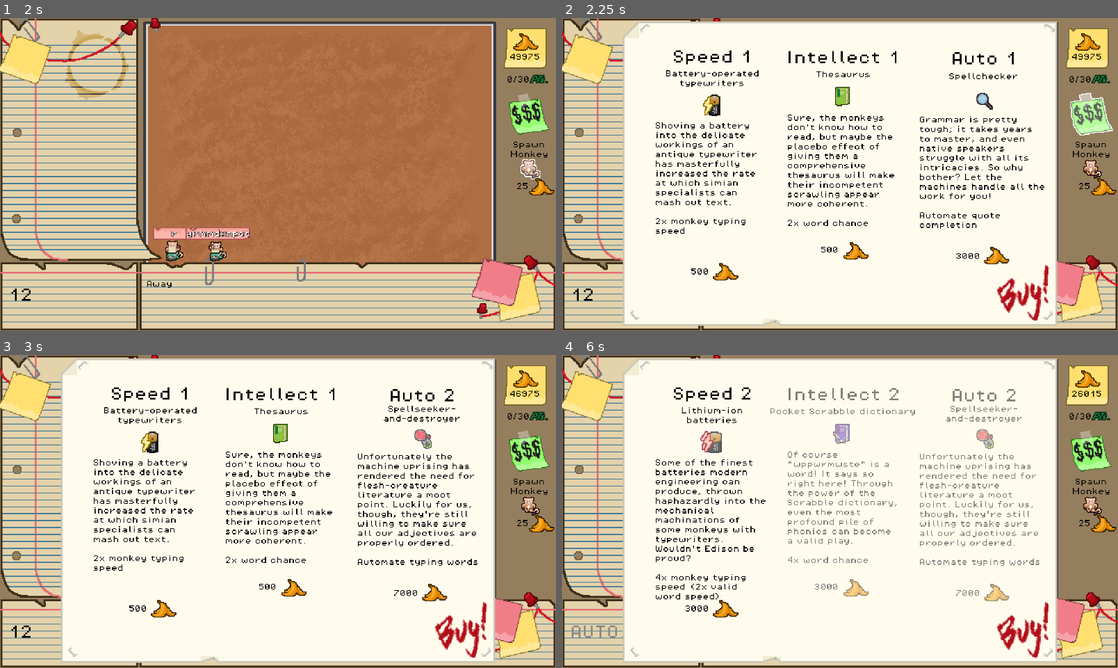
Above: before the commit, frames 1-4 (two rows, left to right).
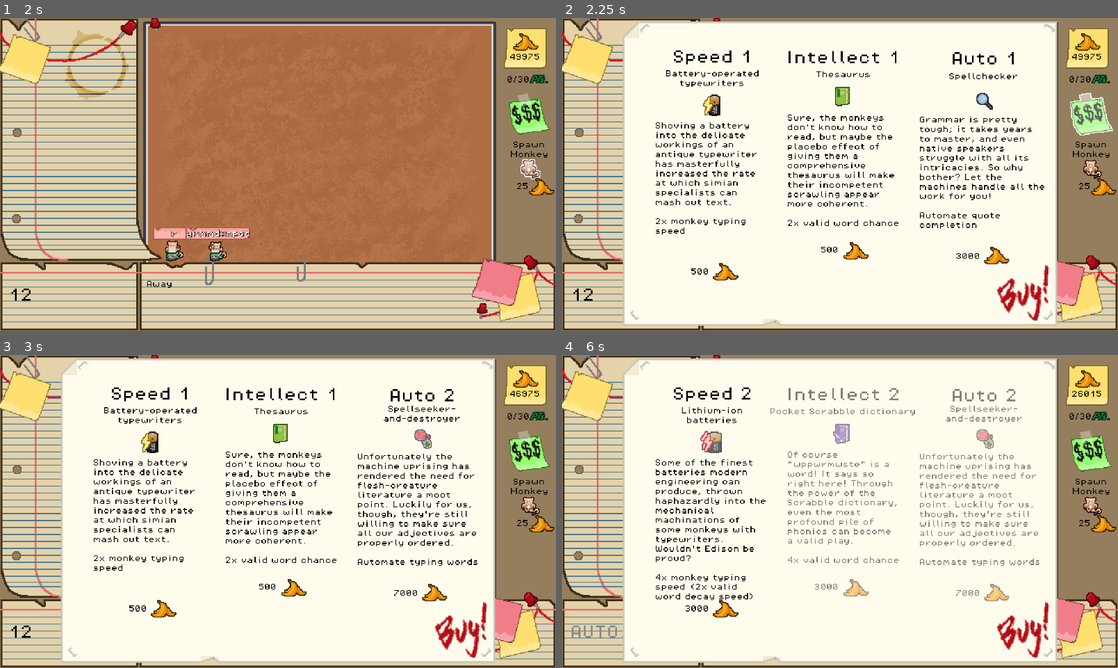
Above: after the commit, the same moments.

Repository: levienk/GMTK-Game-Jam-2024
Game: Godot game, scene res://game.tscn
The game is run twice, just before and just after one commit, with the same random seed, the same clock (stepped at 60 frames per second) and the same inputs. Sound files missing from this copy of the repository are replaced by a short silence.
Inputs (mouse positions are in pixels of both pictures, inside the frame that each line leads up to):
- Up to frame 1 (2 s): click (72, 296) at 0.52 s; type "12" at 0.6 s; click "25" at 1.25 s
- Up to frame 2 (2.25 s): click (1090, 115) at 2 s
- Up to frame 3 (3 s): click "3000" at 2.75 s
- Up to frame 4 (6 s): click "7000" at 3.5 s; click "500" at 4.25 s; click "3000" at 5 s; click "500" at 5.75 s

Frame 1 is identical in both runs. In frame 2, 0.1% of the frame differs, in the area x 43-61%, y 64-67%; in frame 3, 0.1%; in frame 4, 0.2%, in the area x 22-61%, y 64-79%.

Commit message:
Fix wording on descriptions

Diff:
--- a/interface/shop_buttons/intellect_button.gd
+++ b/interface/shop_buttons/intellect_button.gd
@@ -32,7 +32,7 @@
 	price_label.text = str(price)
 	description_label.text = "Intellect 2"
 	$ShortDescription.text = "Pocket Scrabble dictionary"
-	$LongDescription.text = "Of course \"wppwrmwste\" is a word! It says so right here! Through the power of the Scrabble dictionary, even the most profound pile of phonics can become a valid play.\n\n4x word chance"
+	$LongDescription.text = "Of course \"wppwrmwste\" is a word! It says so right here! Through the power of the Scrabble dictionary, even the most profound pile of phonics can become a valid play.\n\n4x valid word chance"
 	$TextureRect2.texture = load("res://assets/art/sprites/tooltip4.png")
 
 func _on_mouse_entered() -> void:
--- a/interface/shop_buttons/intellect_button.tscn
+++ b/interface/shop_buttons/intellect_button.tscn
@@ -91,7 +91,7 @@
 theme_override_font_sizes/font_size = 8
 text = "Sure, the monkeys don't know how to read, but maybe the placebo effect of giving them a comprehensive thesaurus will make their incompetent scrawling appear more coherent.
 
-2x word chance"
+2x valid word chance"
 autowrap_mode = 3
 
 [node name="Timer" type="Timer" parent="."]
@@ -100,6 +100,7 @@
 
 [node name="TextureRect2" type="TextureRect" parent="."]
 visible = false
+layout_mode = 0
 offset_left = 18.0
 offset_top = 23.0
 offset_right = 67.0
--- a/interface/shop_buttons/speed_button.gd
+++ b/interface/shop_buttons/speed_button.gd
@@ -32,7 +32,7 @@
 	price_label.text = str(price)
 	description_label.text = "Speed 2"
 	$ShortDescription.text = "Lithium-ion batteries"
-	$LongDescription.text = "Some of the finest batteries modern engineering can produce, thrown haphazardly into the mechanical machinations of some monkeys with typewriters. Wouldn't Edison be proud?\n\n4x monkey typing speed (2x valid word speed)"
+	$LongDescription.text = "Some of the finest batteries modern engineering can produce, thrown haphazardly into the mechanical machinations of some monkeys with typewriters. Wouldn't Edison be proud?\n\n4x monkey typing speed (2x valid word decay speed)"
 	$TextureRect2.texture = load("res://assets/art/sprites/tooltip2.png")
 
 func _on_mouse_entered() -> void:
--- a/interface/shop_buttons/speed_button.tscn
+++ b/interface/shop_buttons/speed_button.tscn
@@ -101,6 +101,7 @@
 
 [node name="TextureRect2" type="TextureRect" parent="."]
 visible = false
+layout_mode = 0
 offset_left = 18.0
 offset_top = 23.0
 offset_right = 67.0
